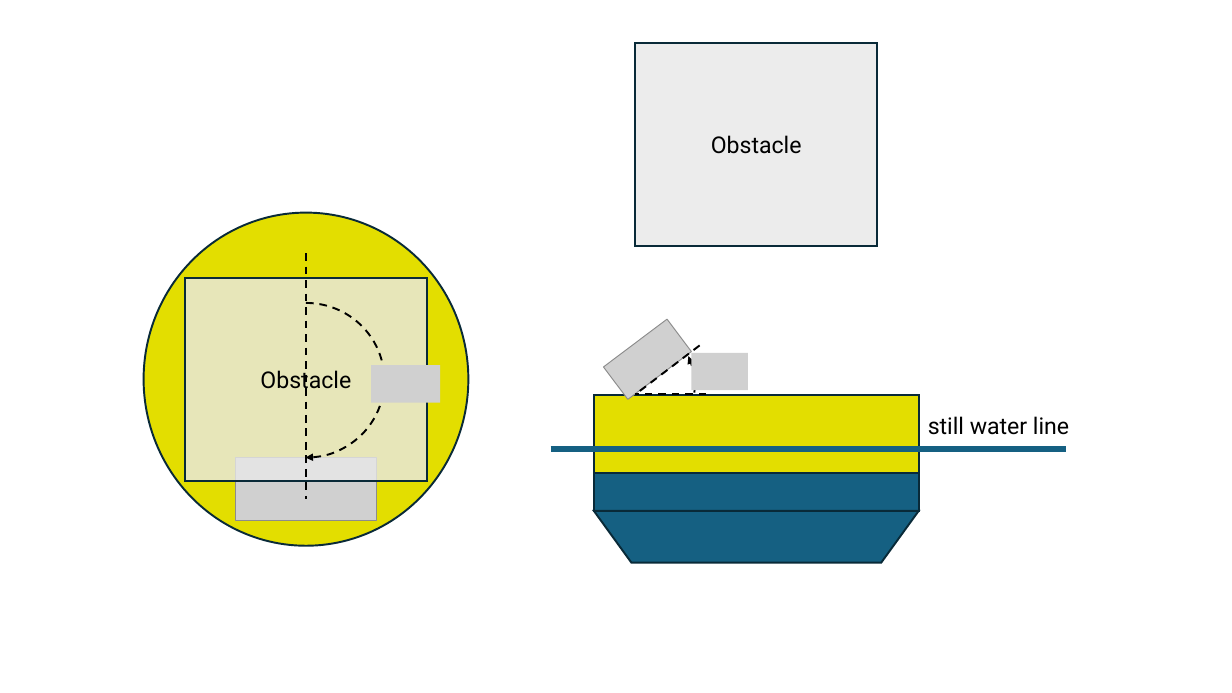
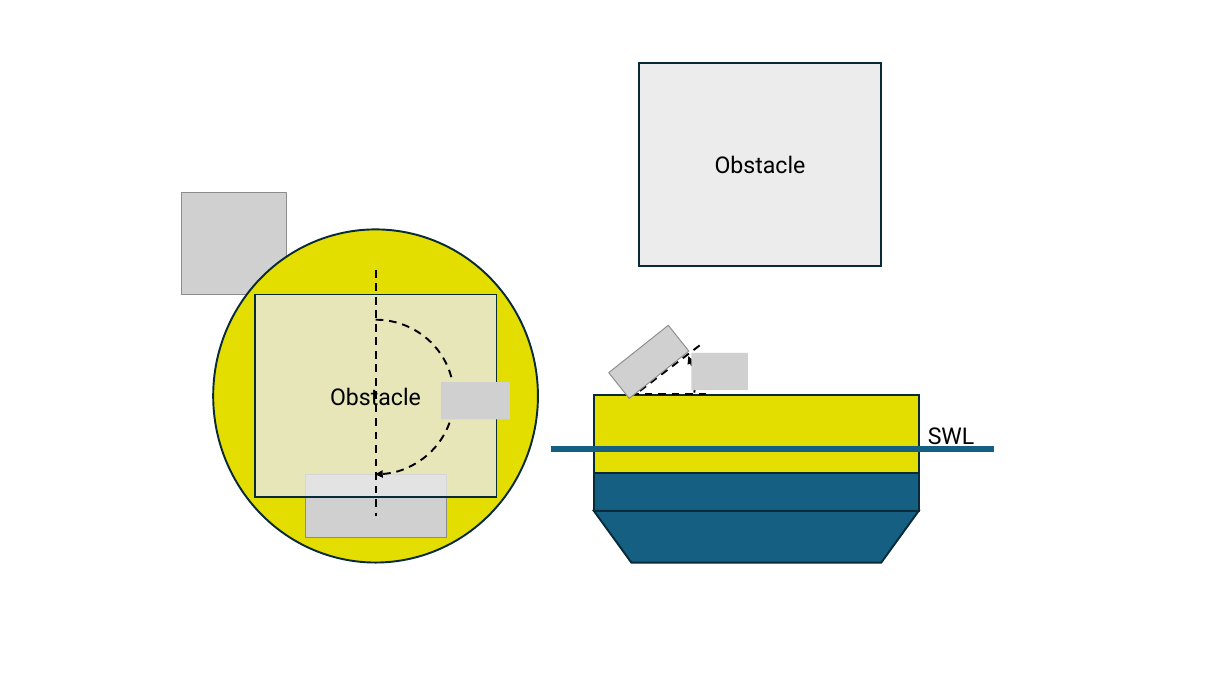
Before and after one commit to jtgrasb/PVlib.jl, a slide deck: slide 1 of examples/figures/buoy_figs.pptx. Drawn at 1232x693 pixels with LibreOffice and Linux fonts; fonts in the diff are those of the drawing; grey boxes stand for pictures. Boxes give left, top, right and bottom in pixels: in the first picture for what was removed or moved away, otherwise in the second. Text is boxed around its words. In the diff, an @@ line names an element or a change of style, - is before the commit and + after.

```diff
--- a/examples/figures/buoy_figs.pptx
+++ b/examples/figures/buoy_figs.pptx
@@ rectangle "Obstacle": place and size @@
-rectangle "Obstacle" at box(636, 43, 878, 247)
+rectangle "Obstacle" at box(640, 63, 882, 266)
@@ picture added at box(182, 192, 287, 294) @@
@@ 2 lines, 1 picture, 1 rectangle, 1 ellipse, 1 arc (boxed as its full ellipse): place and size @@
-2 lines, 1 picture, 1 rectangle, 1 ellipse, 1 arc (boxed as its full ellipse) at box(143, 213, 468, 546)
+2 lines, 1 picture, 1 rectangle, 1 ellipse, 1 arc (boxed as its full ellipse) at box(213, 229, 538, 563)
@@ picture at box(609, 325, 689, 398): rotation 53 to 51 degrees @@
@@ picture: place and size @@
-picture at box(372, 365, 441, 402)
+picture at box(441, 383, 510, 420)
@@ line moved from (551, 449) - (1067, 449) to (551, 449) - (994, 449) @@
@@ text at box(928, 427, 975, 449): text changed @@
-still water line
+SWL
```
Also in this commit, not shown: 10 other files.
